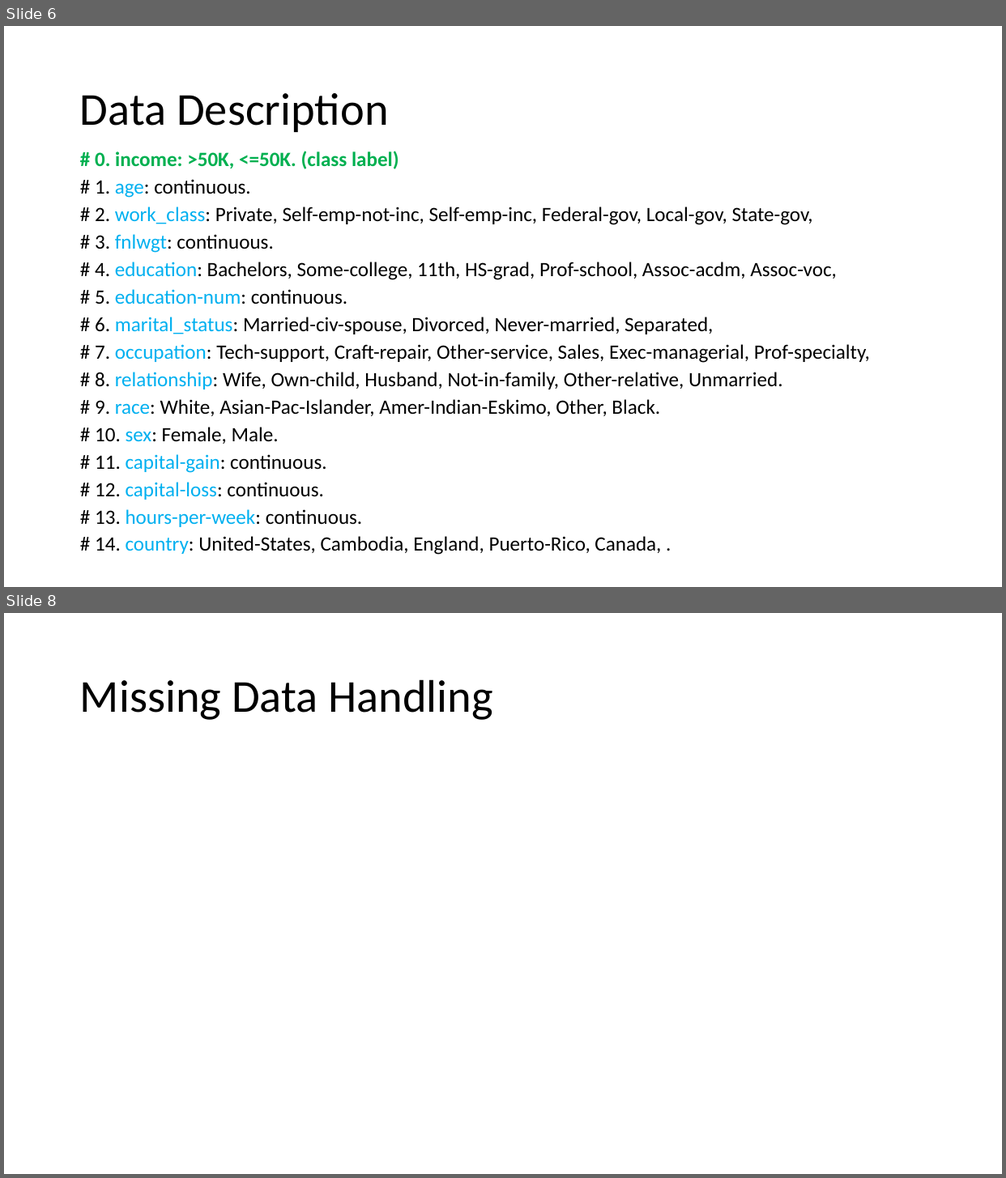
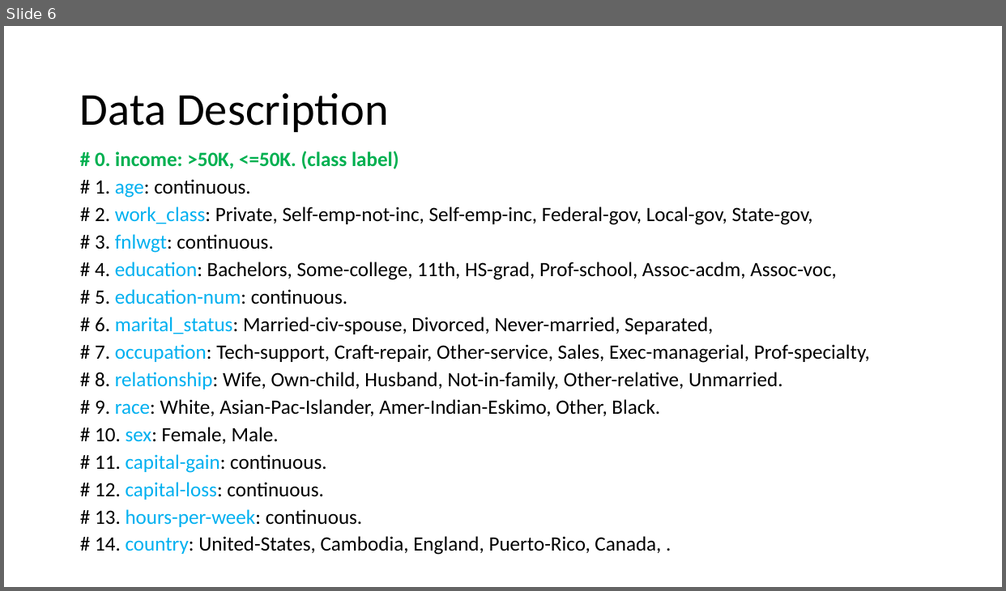
Before and after one commit to lifengzhi/msa_mh8101_or1_lp, a slide deck: mh8111_assignment/NaiveBayes.pptx. Shown one above the other, each under a label of ours: slides 6 and 8 before the commit, slide 6 after it; the slides between them are not shown. The pictures are 1006x1178 and 1006x591 pixels, drawn with LibreOffice and Linux fonts; fonts in the diff are those of the drawing. Boxes give left, top, right and bottom in pixels: in the first picture for what was removed or moved away, otherwise in the second. Text is boxed around its words. In the diff, an @@ line names an element or a change of style, - is before the commit and + after.

```diff
--- a/mh8111_assignment/NaiveBayes.pptx
+++ b/mh8111_assignment/NaiveBayes.pptx
@@ slide 8 removed at [4,613,1002,1174], background #FFFFFF @@
@@ title removed at [80,679,493,720] @@
-Missing Data Handling
```
Also in this commit, not shown: 6 slides changed, 9 slides added, 9 other slides removed.
